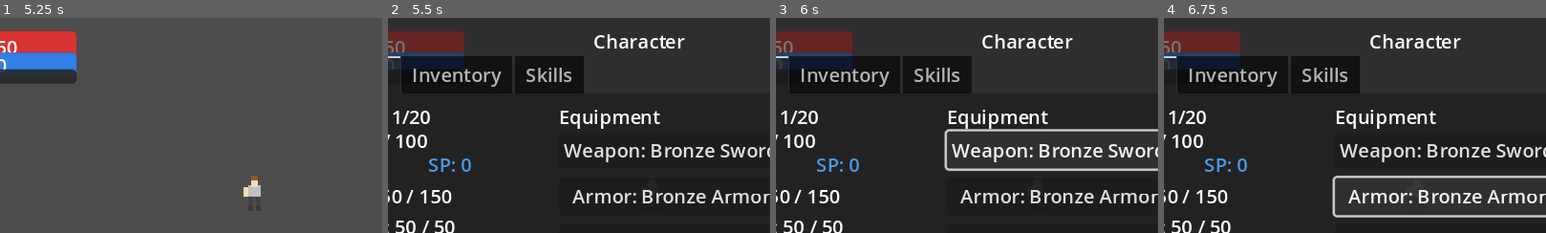
Above: before the commit, frames 1-4 (left to right).
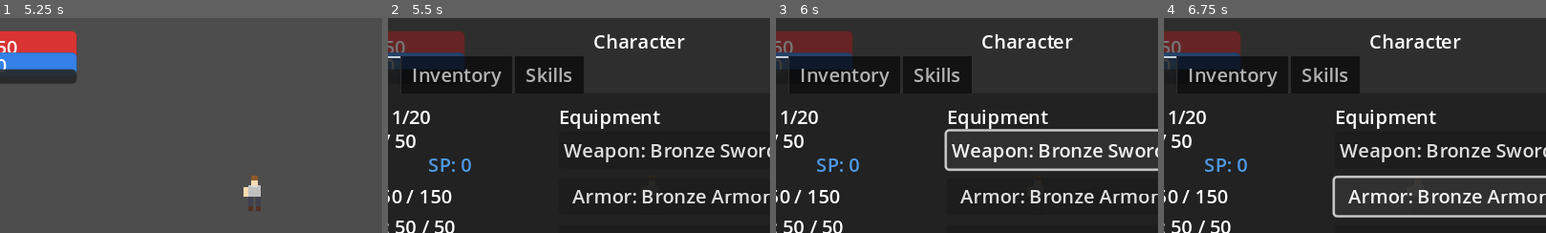
Above: after the commit, the same moments.

Repository: StingingT/codex.godot-rpg
Game: Godot game, scene res://scenes/ui/title_screen.tscn
The game is run twice, just before and just after one commit, with the same random seed, the same clock (stepped at 60 frames per second) and the same inputs.
Inputs (mouse positions are % of the whole screen's width and height, from its top left):
- Up to frame 1 (5.25 s): click "New Game" at 0.5 s; click "⚔ WARRIOR ⚔ Melee Combat High…" at 1.25 s; click "Character (C)" at 2 s; click (99, 96) at 2.75 s; click (99, 85) at 3.5 s; click (93, 93) at 4.25 s; tap Enter at 5 s; move the mouse to (72, 45) at 5.02 s; hold D (move_right) from 5.03 s (still down); hold J (attack) from 5.03 s (still down); click (72, 45) at 5.17 s
- Up to frame 2 (5.5 s): keep holding D (move_right); keep holding J (attack); tap C (character) at 5.3 s
- Up to frame 3 (6 s): release D (move_right) at 5.75 s; release J (attack) at 5.75 s; click "Weapon: Bronze Sword" at 5.75 s
- Up to frame 4 (6.75 s): click "Armor: Bronze Armor" at 6.5 s
The pictures show only the part of the screen within x 17-67%, y 0-50%; the shares and areas given below are measured in that part.

Frame 1 is identical in both runs. In frame 2, 0.2% of the frame differs, in the area x 2-11%, y 54-61%; in frame 3, 0.2%; in frame 4, 0.2%.

Commit message:
Improve inventory equipment and test leveling

Diff:
--- a/data/items/health_potion.json
+++ b/data/items/health_potion.json
@@ -3,6 +3,7 @@
   "item_name": "Health Potion",
   "description": "Restores 50 HP when consumed.",
   "item_type": 2,
+  "heal_amount": 50,
   "stackable": true,
   "max_stack": 99,
   "buy_price": 25,
--- a/data/items/mana_potion.json
+++ b/data/items/mana_potion.json
@@ -3,6 +3,7 @@
   "item_name": "Mana Potion",
   "description": "Restores 30 Mana when consumed.",
   "item_type": 2,
+  "mana_amount": 30,
   "stackable": true,
   "max_stack": 99,
   "buy_price": 20,
--- a/data/shops/general_store.json
+++ b/data/shops/general_store.json
@@ -15,6 +15,18 @@
       "quantity": -1
     },
     {
+      "item_id": "bronze_helmet",
+      "buy_price": 150,
+      "sell_price": 75,
+      "quantity": -1
+    },
+    {
+      "item_id": "leather_bracelet",
+      "buy_price": 80,
+      "sell_price": 40,
+      "quantity": -1
+    },
+    {
       "item_id": "health_potion",
       "buy_price": 25,
       "sell_price": 10,
--- a/scenes/items/item_pickup.gd
+++ b/scenes/items/item_pickup.gd
@@ -76,6 +76,13 @@
 		weapon.attack_speed = data.get("attack_speed", 1.0)
 		weapon.knockback = data.get("knockback", 100.0)
 		item = weapon
+	elif item_type == 1 or data.has("armor_type"):
+		var armor = ArmorData.new()
+		armor.armor_type = data.get("armor_type", 0)
+		armor.defense = data.get("defense", 5)
+		armor.vitality_bonus = data.get("vitality_bonus", 0)
+		armor.hp_bonus = data.get("hp_bonus", 0)
+		item = armor
 	else:
 		item = ItemData.new()
 
@@ -89,6 +96,9 @@
 	item.sell_price = data.get("sell_price", 50)
 	item.stackable = data.get("stackable", false)
 	item.max_stack = data.get("max_stack", 1)
+	item.attack_bonus = data.get("attack_bonus", 0)
+	item.heal_amount = data.get("heal_amount", 0)
+	item.mana_amount = data.get("mana_amount", 0)
 
 	# Try to load sprite
 	var sprite_path = "res://assets/sprites/weapons/" + load_id + ".png"
--- a/scripts/components/stats_component.gd
+++ b/scripts/components/stats_component.gd
@@ -15,7 +15,7 @@
 # Leveling
 var level: int = 1
 var current_xp: int = 0
-var xp_to_next: int = 100
+var xp_to_next: int = 50
 const MAX_LEVEL: int = 20
 
 # Points
@@ -87,8 +87,8 @@
 func _level_up() -> void:
 	level += 1
 
-	# Calculate XP for next level (easier curve for testing)
-	xp_to_next = int(100 * pow(level, 1.1))
+	# Flat test curve while core gameplay is being tuned.
+	xp_to_next = 50
 
 	# Award points
 	var ap_gained = 5
@@ -264,7 +264,7 @@
 	current_mana = data.get("current_mana", max_mana)
 	level = data.get("level", 1)
 	current_xp = data.get("current_xp", 0)
-	xp_to_next = data.get("xp_to_next", 100)
+	xp_to_next = min(int(data.get("xp_to_next", 50)), 50)
 	attribute_points = data.get("attribute_points", 0)
 	skill_points = data.get("skill_points", 0)
 
@@ -273,3 +273,13 @@
 		distributed_ap[stat] = saved_ap.get(stat, 0)
 
 	_recalculate_derived_stats()
+	xp_changed.emit(current_xp, xp_to_next, level)
+	ap_changed.emit(attribute_points)
+	sp_changed.emit(skill_points)
+
+func emit_stat_signals() -> void:
+	hp_changed.emit(current_hp, get_max_hp())
+	mana_changed.emit(current_mana, get_max_mana())
+	xp_changed.emit(current_xp, xp_to_next, level)
+	ap_changed.emit(attribute_points)
+	sp_changed.emit(skill_points)
--- a/scripts/inventory/inventory_system.gd
+++ b/scripts/inventory/inventory_system.gd
@@ -217,6 +217,9 @@
 	item.sell_price = data.get("sell_price", 50)
 	item.stackable = data.get("stackable", false)
 	item.max_stack = data.get("max_stack", 1)
+	item.attack_bonus = data.get("attack_bonus", 0)
+	item.heal_amount = data.get("heal_amount", 0)
+	item.mana_amount = data.get("mana_amount", 0)
 
 	# Try to load sprite
 	var sprite_path = "res://assets/sprites/weapons/" + item_id + ".png"
--- a/scripts/inventory/item_data.gd
+++ b/scripts/inventory/item_data.gd
@@ -14,3 +14,6 @@
 @export var buy_price: int = 0
 @export var sell_price: int = 0
 @export var required_level: int = 1
+@export var attack_bonus: int = 0
+@export var heal_amount: int = 0
+@export var mana_amount: int = 0
--- a/scripts/ui/character_screen.gd
+++ b/scripts/ui/character_screen.gd
@@ -234,6 +234,7 @@
 		if slot.item:
 			button.text = slot.item.item_name.substr(0, 4)
 			button.tooltip_text = "%s (x%d)" % [slot.item.item_name, slot.quantity]
+			_add_stack_badge(button, int(slot.quantity))
 
 			# Style based on item type
 			match slot.item.item_type:
@@ -344,10 +345,12 @@
 				player.stats.attack = int(player.stats.attack * (1 + effect.mul))
 			"max_hp":
 				player.stats.max_hp = int(player.stats.max_hp * (1 + effect.mul))
+				player.stats.current_hp = player.stats.get_max_hp()
 			"defense":
 				player.stats.defense = int(player.stats.defense * (1 + effect.mul))
 			"speed":
 				player.stats.speed = player.stats.speed * (1 + effect.mul)
+		player.stats.emit_stat_signals()
 
 		_update_skills()
 		_update_stats()
@@ -368,6 +371,7 @@
 		_show_item_info(equipped)
 		# Change equip button to "Unequip"
 		equip_button.text = "Unequip"
+		equip_button.show()
 	else:
 		item_info_panel.hide()
 
@@ -375,6 +379,7 @@
 	selected_item = item
 	_show_item_info(item)
 	equip_button.text = "Equip"
+	equip_button.visible = _is_equippable(item)
 
 func _on_item_gui_input(event: InputEvent, item: ItemData):
 	if event is InputEventMouseButton:
@@ -390,7 +395,7 @@
 
 	if selected_item.item_type == ItemData.ItemType.CONSUMABLE:
 		context_menu.add_item("Use", 0)
-	else:
+	elif _is_equippable(selected_item):
 		context_menu.add_item("Equip", 0)
 
 	context_menu.add_item("Drop", 1)
@@ -422,7 +427,7 @@
 				_update_equipment()
 			elif selected_item.item_type == ItemData.ItemType.CONSUMABLE:
 				_use_consumable(selected_item)
-			elif selected_item.get("attack_bonus") != null:
+			elif int(selected_item.get("attack_bonus")) > 0:
 				player.inventory.equip_item(selected_item, "accessory")
 				_update_inventory()
 				_update_equipment()
@@ -446,7 +451,7 @@
 				player.inventory.unequip_item("helmet")
 			else:
 				player.inventory.unequip_item("armor")
-		elif selected_item.get("attack_bonus") != null:
+		elif int(selected_item.get("attack_bonus")) > 0:
 			player.inventory.unequip_item("accessory")
 
 		_update_equipment()
@@ -491,15 +496,17 @@
 	var desc_text = item.description + "\n\n"
 
 	if item.get("damage"):
-		desc_text += "Damage: %d\n" % item.get("damage")
+		desc_text += "Increases damage by: +%d\n" % item.get("damage")
 	if item.get("attack_speed"):
-		desc_text += "Attack Speed: %.1f\n" % item.get("attack_speed")
+		desc_text += "Attack speed: %.1fx\n" % item.get("attack_speed")
 	if item.get("defense"):
-		desc_text += "Defense: %d\n" % item.get("defense")
+		desc_text += "Increases defense by: +%d\n" % item.get("defense")
+	if item.get("vitality_bonus"):
+		desc_text += "Vitality bonus: +%d\n" % item.get("vitality_bonus")
 	if item.get("hp_bonus"):
-		desc_text += "HP Bonus: +%d\n" % item.get("hp_bonus")
+		desc_text += "Increases max HP by: +%d\n" % item.get("hp_bonus")
 	if item.get("attack_bonus"):
-		desc_text += "Attack Bonus: +%d\n" % item.get("attack_bonus")
+		desc_text += "Increases attack by: +%d\n" % item.get("attack_bonus")
 	if item.get("heal_amount"):
 		desc_text += "Heals: %d HP\n" % item.get("heal_amount")
 	if item.get("mana_amount"):
@@ -511,7 +518,36 @@
 		desc_text += "\n" + comparison
 
 	item_desc_label.text = desc_text
+	equip_button.visible = equip_button.text == "Unequip" or _is_equippable(item)
 	item_info_panel.show()
+
+func _is_equippable(item: ItemData) -> bool:
+	if item == null:
+		return false
+	return item.get("weapon_type") != null or item.get("armor_type") != null or int(item.get("attack_bonus")) > 0
+
+func _add_stack_badge(button: Button, quantity: int) -> void:
+	if quantity <= 1:
+		return
+	var badge := Label.new()
+	badge.text = str(quantity)
+	badge.mouse_filter = Control.MOUSE_FILTER_IGNORE
+	badge.horizontal_alignment = HORIZONTAL_ALIGNMENT_RIGHT
+	badge.vertical_alignment = VERTICAL_ALIGNMENT_BOTTOM
+	badge.add_theme_font_size_override("font_size", 11)
+	badge.add_theme_color_override("font_color", Color.WHITE)
+	badge.add_theme_color_override("font_shadow_color", Color.BLACK)
+	badge.add_theme_constant_override("shadow_offset_x", 1)
+	badge.add_theme_constant_override("shadow_offset_y", 1)
+	badge.anchor_left = 0.0
+	badge.anchor_top = 0.0
+	badge.anchor_right = 1.0
+	badge.anchor_bottom = 1.0
+	badge.offset_left = 2.0
+	badge.offset_top = 2.0
+	badge.offset_right = -4.0
+	badge.offset_bottom = -2.0
+	button.add_child(badge)
 
 func _get_comparison_text(item: ItemData) -> String:
 	if not player or not item:
@@ -530,7 +566,7 @@
 			equipped = player.inventory.equipment.helmet
 		else:
 			equipped = player.inventory.equipment.armor
-	elif item.get("attack_bonus") != null:
+	elif int(item.get("attack_bonus")) > 0:
 		equipped = player.inventory.equipment.accessory
 
 	if not equipped:
--- a/scripts/ui/inventory_ui.gd
+++ b/scripts/ui/inventory_ui.gd
@@ -61,6 +61,7 @@
 		if slot_data.item != null:
 			button.text = slot_data.item.item_name.substr(0, 2)
 			button.tooltip_text = slot_data.item.item_name + " x" + str(slot_data.quantity)
+			_add_stack_badge(button, int(slot_data.quantity))
 			button.pressed.connect(_on_slot_pressed.bind(slot_data.item))
 		else:
 			button.disabled = true
@@ -86,8 +87,9 @@
 		if item != null:
 			button.text = item.item_name
 			button.tooltip_text = item.item_name
+			button.pressed.connect(_on_equipment_pressed.bind(slot_name, item))
 		else:
-			button.disabled = true
+			button.disabled = false
 
 		equipment_slots.add_child(button)
 
@@ -95,12 +97,11 @@
 	selected_item = item
 	item_info.show()
 	info_name.text = item.item_name
-	info_desc.text = item.description
+	info_desc.text = _build_item_description(item)
 
-	# Show equip button only for weapons
-	# Check using get_script() or property existence
-	if item.get("weapon_type") != null:
+	if _get_equipment_slot(item) != "":
 		equip_button.show()
+		equip_button.text = "Equip"
 	else:
 		equip_button.hide()
 
@@ -108,14 +109,80 @@
 	if not player or not selected_item:
 		return
 
-	# Check if it's a weapon by checking for weapon_type property
-	if selected_item.get("weapon_type") != null:
-		player.inventory.equip_item(selected_item, "weapon")
-		item_info.hide()
+	var slot := _get_equipment_slot(selected_item)
+	if equip_button.text == "Unequip":
+		player.inventory.unequip_item(slot)
+	elif slot != "":
+		player.inventory.equip_item(selected_item, slot)
+	_update_inventory()
+	_update_equipment()
+	item_info.hide()
+
+func _on_equipment_pressed(slot_name: String, item: ItemData) -> void:
+	selected_item = item
+	item_info.show()
+	info_name.text = item.item_name
+	info_desc.text = _build_item_description(item)
+	equip_button.show()
+	equip_button.text = "Unequip"
+
+func _get_equipment_slot(item: ItemData) -> String:
+	if item == null:
+		return ""
+	if item.get("weapon_type") != null:
+		return "weapon"
+	if item.get("armor_type") != null:
+		return "helmet" if int(item.get("armor_type")) == 1 else "armor"
+	if int(item.get("attack_bonus")) > 0:
+		return "accessory"
+	return ""
+
+func _build_item_description(item: ItemData) -> String:
+	var desc := item.description + "\n\n"
+	if item.get("damage"):
+		desc += "Increases damage by: +%d\n" % int(item.get("damage"))
+	if item.get("attack_speed"):
+		desc += "Attack speed: %.1fx\n" % float(item.get("attack_speed"))
+	if item.get("defense"):
+		desc += "Increases defense by: +%d\n" % int(item.get("defense"))
+	if item.get("vitality_bonus"):
+		desc += "Vitality bonus: +%d\n" % int(item.get("vitality_bonus"))
+	if item.get("hp_bonus"):
+		desc += "Increases max HP by: +%d\n" % int(item.get("hp_bonus"))
+	if item.get("attack_bonus"):
+		desc += "Increases attack by: +%d\n" % int(item.get("attack_bonus"))
+	if item.get("heal_amount"):
+		desc += "Heals: %d HP\n" % int(item.get("heal_amount"))
+	if item.get("mana_amount"):
+		desc += "Restores: %d Mana\n" % int(item.get("mana_amount"))
+	if desc.ends_with("\n\n"):
+		desc += "No stat changes."
+	return desc
 
 func _on_close_pressed() -> void:
 	close()
 
+func _add_stack_badge(button: Button, quantity: int) -> void:
+	if quantity <= 1:
+		return
+	var badge := Label.new()
+	badge.text = str(quantity)
+	badge.mouse_filter = Control.MOUSE_FILTER_IGNORE
+	badge.horizontal_alignment = HORIZONTAL_ALIGNMENT_RIGHT
+	badge.vertical_alignment = VERTICAL_ALIGNMENT_BOTTOM
+	badge.add_theme_font_size_override("font_size", 11)
+	badge.add_theme_color_override("font_color", Color.WHITE)
+	badge.add_theme_color_override("font_shadow_color", Color.BLACK)
+	badge.add_theme_constant_override("shadow_offset_x", 1)
+	badge.add_theme_constant_override("shadow_offset_y", 1)
+	badge.anchor_right = 1.0
+	badge.anchor_bottom = 1.0
+	badge.offset_left = 2.0
+	badge.offset_top = 2.0
+	badge.offset_right = -4.0
+	badge.offset_bottom = -2.0
+	button.add_child(badge)
+
 func _input(event: InputEvent) -> void:
 	if event.is_action_pressed("ui_cancel") and visible:
 		close()
--- a/scripts/ui/shop_ui.gd
+++ b/scripts/ui/shop_ui.gd
@@ -190,6 +190,8 @@
 		var armor = ArmorData.new()
 		armor.armor_type = data.get("armor_type", 0)
 		armor.defense = data.get("defense", 5)
+		armor.vitality_bonus = data.get("vitality_bonus", 0)
+		armor.hp_bonus = data.get("hp_bonus", 0)
 		item = armor
 	else:
 		item = ItemData.new()
@@ -200,5 +202,10 @@
 	item.item_type = item_type
 	item.buy_price = data.get("buy_price", 100)
 	item.sell_price = data.get("sell_price", 50)
+	item.stackable = data.get("stackable", false)
+	item.max_stack = data.get("max_stack", 1)
+	item.attack_bonus = data.get("attack_bonus", 0)
+	item.heal_amount = data.get("heal_amount", 0)
+	item.mana_amount = data.get("mana_amount", 0)
 
 	return item
